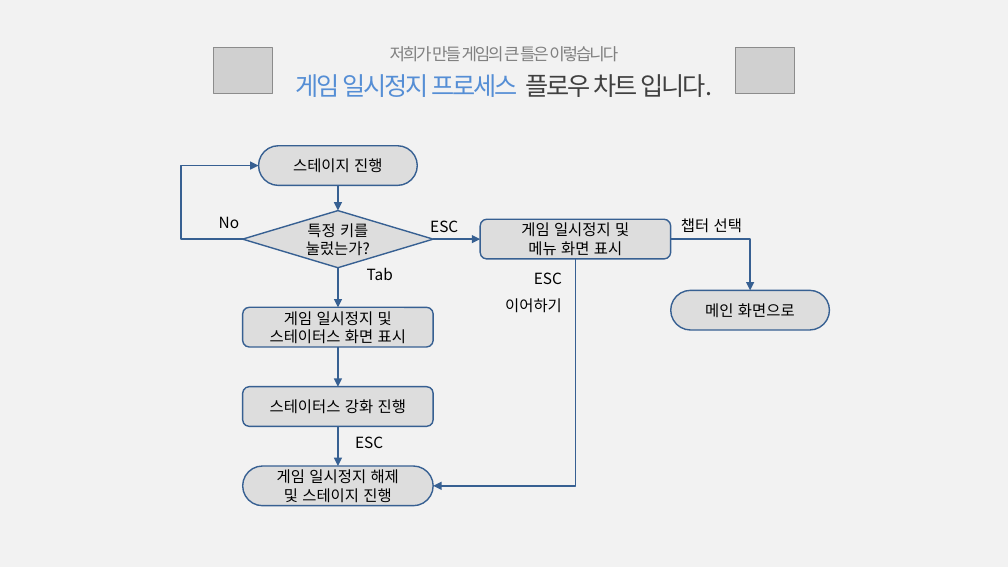
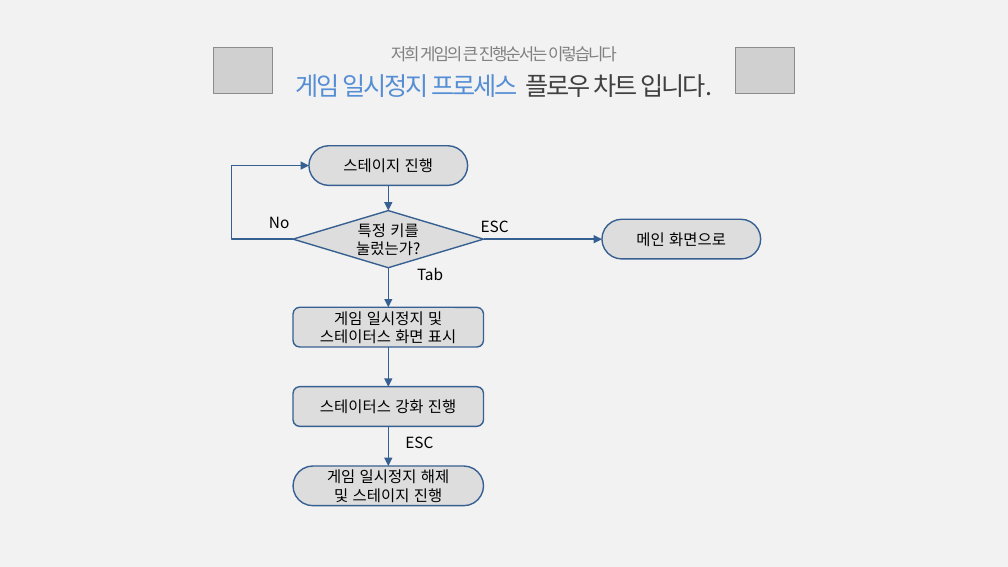
Before and after one commit to Hanel99/inha_1stproject, a slide deck: slide 10 of 기타/1차중간프로젝트_최종발표_白팀_강석진윤준혁.pptx (slide 16 before the commit). Drawn at 1008x567 pixels with LibreOffice and Linux fonts; fonts in the diff are those of the drawing; grey boxes stand for pictures. Boxes give left, top, right and bottom in pixels: in the first picture for what was removed or moved away, otherwise in the second. Text is boxed around its words. In the diff, an @@ line names an element or a change of style, - is before the commit and + after.

```diff
--- a/기타/1차중간프로젝트_최종발표_白팀_강석진윤준혁.pptx
+++ b/기타/1차중간프로젝트_최종발표_白팀_강석진윤준혁.pptx
@@ text at [295, 46, 712, 97]: text changed @@
-저희가 만들 게임의 큰 틀은 이렇습니다
-게임 일시정지 프로세스 플로우 차트 입니다.
+저희 게임의 큰 진행순서는 이렇습니다
+게임 일시정지 프로세스 플로우 차트 입니다.
@@ rounded rectangle removed at [480, 220, 670, 259] @@
-게임 일시정지 및
-메뉴 화면 표시
@@ arrow moved from (433, 239) - (480, 239) to (484, 239) - (602, 239) @@
@@ rounded rectangle "메인 화면으로": place and size @@
-rounded rectangle "메인 화면으로" at [670, 290, 829, 330]
+rounded rectangle "메인 화면으로" at [602, 220, 760, 259]
@@ elbow arrow removed from (670, 239) to (750, 290) @@
@@ text removed at [681, 218, 742, 233] @@
-챕터 선택
@@ 4 rounded rectangles, 4 texts, 4 arrows, 1 diamond, 1 elbow arrow: place and size @@
-4 rounded rectangles, 4 texts, 4 arrows, 1 diamond, 1 elbow arrow at [181, 146, 458, 505]
+4 rounded rectangles, 4 texts, 4 arrows, 1 diamond, 1 elbow arrow at [232, 146, 509, 505]
@@ elbow arrow removed from (576, 259) to (433, 486) @@
@@ text removed at [505, 272, 562, 313] @@
-ESC
-이어하기
```
Also in this commit, not shown: 4 other slides changed, 18 slides added, 23 slides removed, 23 other files.
